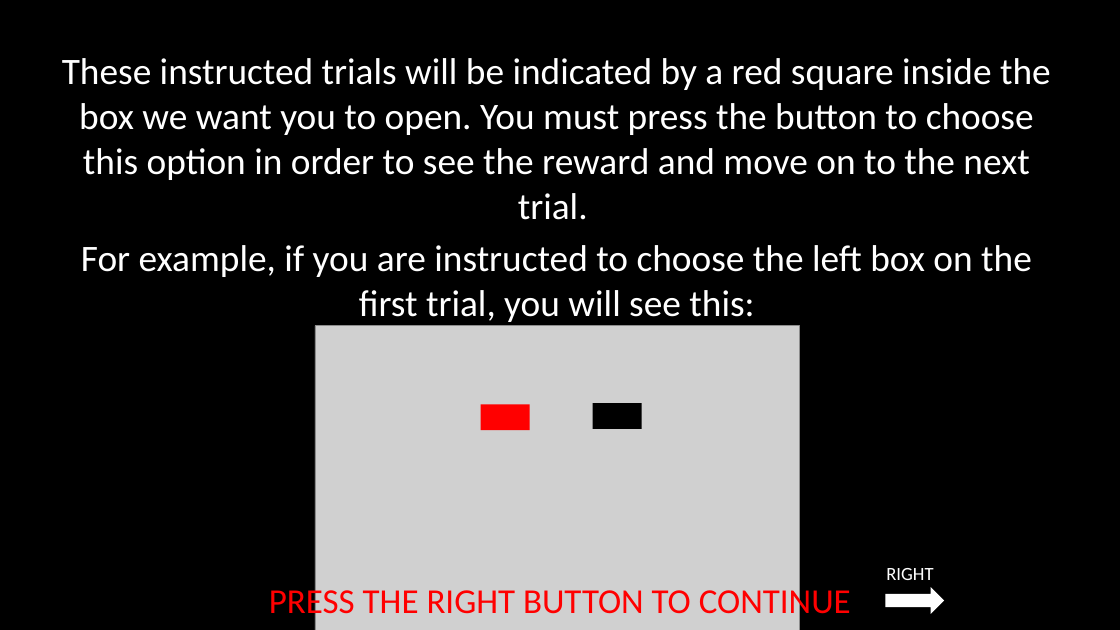
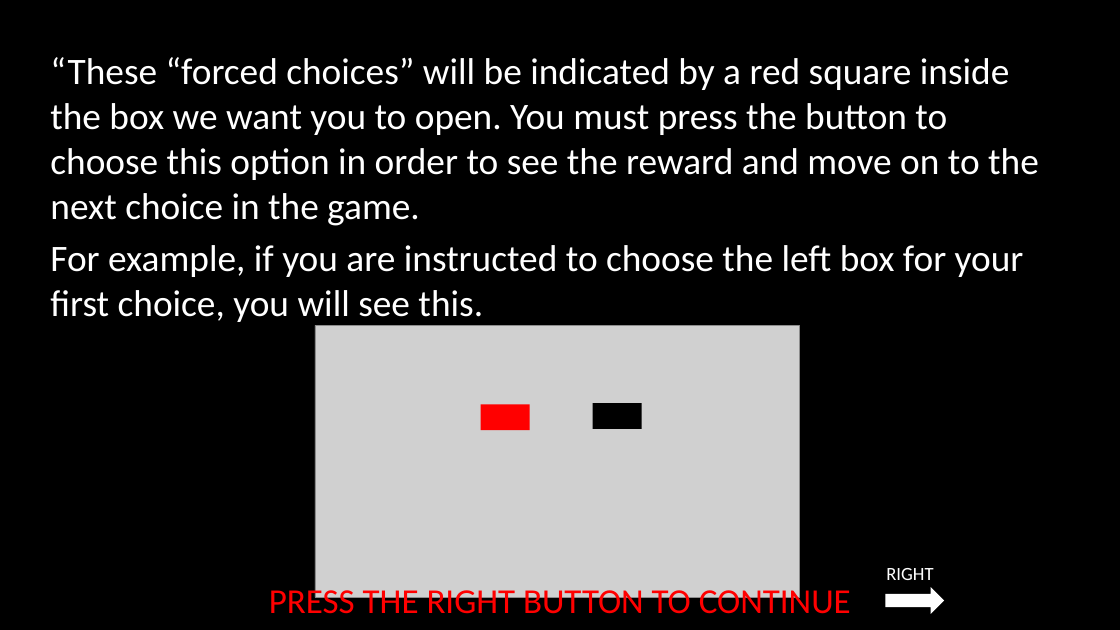
Before and after one commit to laureate-institute-for-brain-research/StimToolOnline, a slide deck: slide 18 of public/js/tasks/horizon/media/horizonInstructions_RSS.pptx. Drawn at 1120x630 pixels with LibreOffice and Linux fonts; fonts in the diff are those of the drawing; grey boxes stand for pictures. Boxes give left, top, right and bottom in pixels: in the first picture for what was removed or moved away, otherwise in the second. Text is boxed around its words. In the diff, an @@ line names an element or a change of style, - is before the commit and + after.

```diff
--- a/public/js/tasks/horizon/media/horizonInstructions_RSS.pptx
+++ b/public/js/tasks/horizon/media/horizonInstructions_RSS.pptx
@@ text at (x1=50, y1=57, x2=1039, y2=326): text changed @@
-These instructed trials will be indicated by a red square inside the box we want you to open. You must press the button to choose this option in order to see the reward and move on to the next trial.
-For example, if you are instructed to choose the left box on the first trial, you will see this:
+“These “forced choices” will be indicated by a red square inside the box we want you to open. You must press the button to choose this option in order to see the reward and move on to the next choice in the game.
+For example, if you are instructed to choose the left box for your first choice, you will see this.
@@ picture resized from (x1=315, y1=326, x2=799, y2=630) to (x1=315, y1=326, x2=799, y2=598) @@
```
Also in this commit, not shown: 10 other slides changed, 13 other files.
